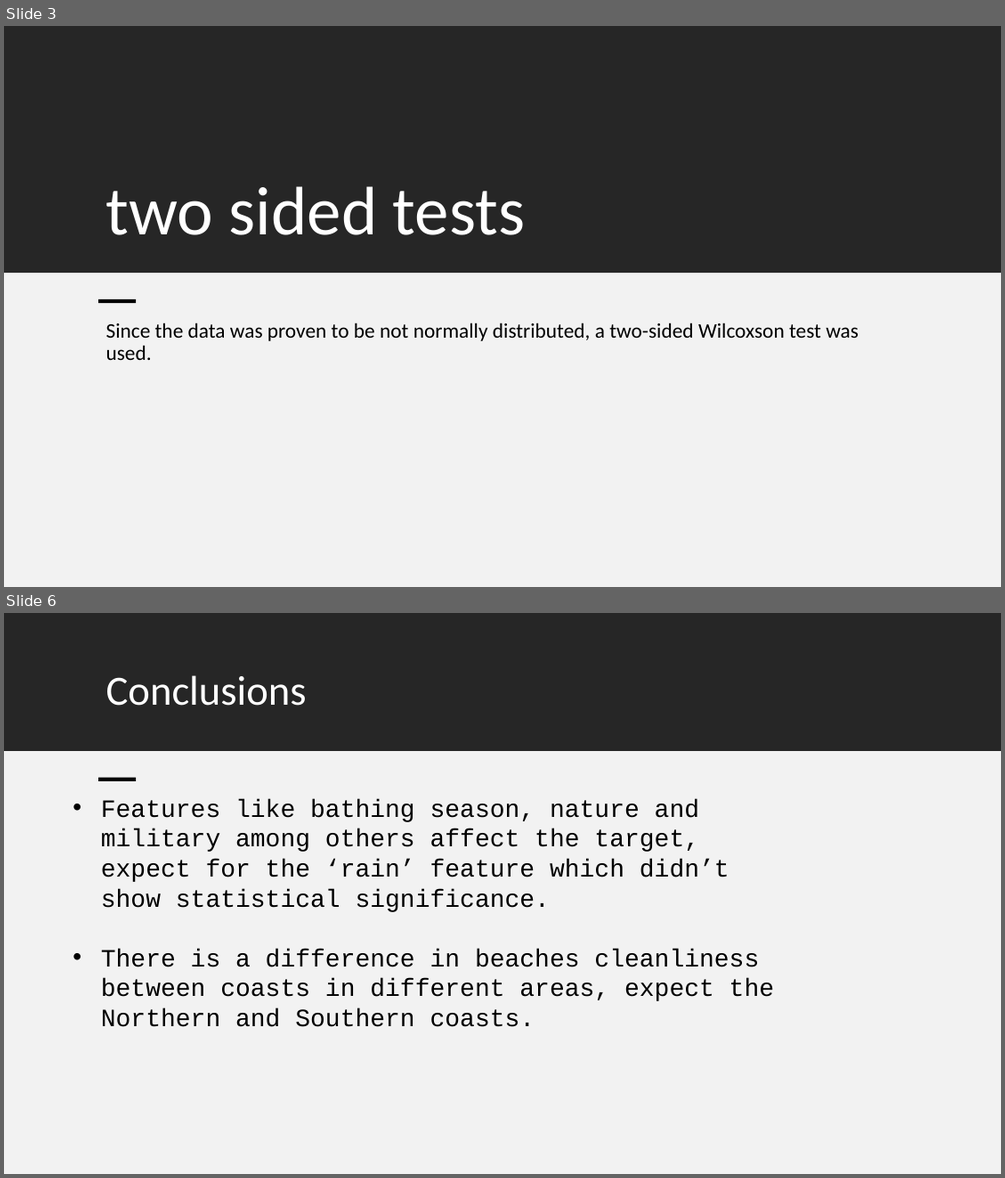
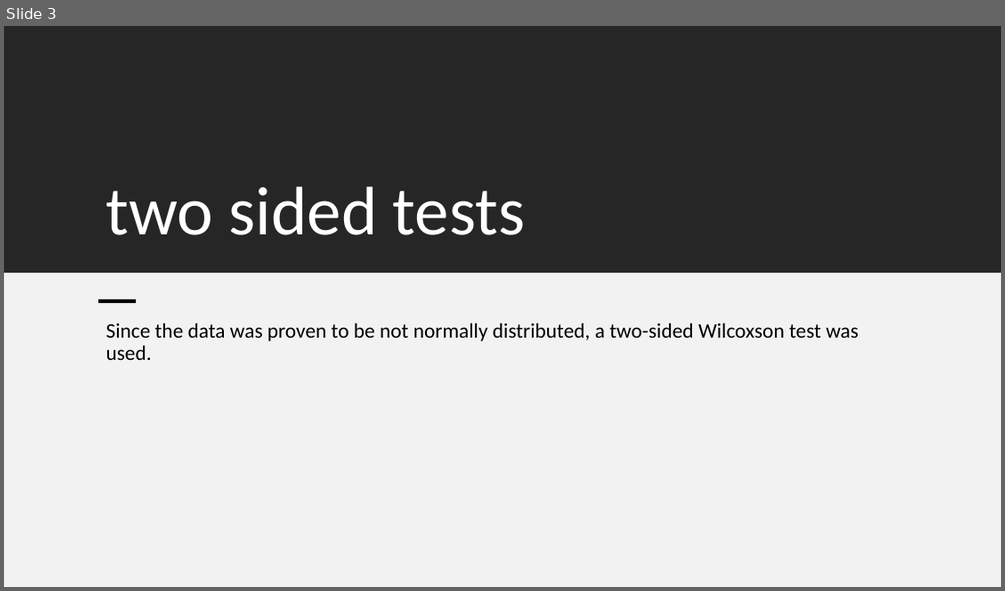
Before and after one commit to LiaCohn/clean-coasts, a slide deck: statistics/statistics conclusions.pptx. Shown one above the other, each under a label of ours: slides 3 and 6 before the commit, slide 3 after it; the slides between them are not shown. The pictures are 1005x1178 and 1005x591 pixels, drawn with LibreOffice and Linux fonts; fonts in the diff are those of the drawing. Boxes give left, top, right and bottom in pixels: in the first picture for what was removed or moved away, otherwise in the second. Text is boxed around its words. In the diff, an @@ line names an element or a change of style, - is before the commit and + after.

```diff
--- a/statistics/statistics conclusions.pptx
+++ b/statistics/statistics conclusions.pptx
@@ slide 6 removed at (4, 613, 1001, 1174), background #FFFFFF @@
@@ rectangle removed at (4, 613, 1001, 751) @@
@@ title removed at (106, 675, 307, 706) @@
-Conclusions
@@ rectangle removed at (4, 751, 1001, 1174) @@
@@ rectangle removed at (99, 778, 137, 781) @@
@@ text removed at (101, 799, 774, 1027) @@
-• Features like bathing season, nature and military among others affect the target, expect for the ‘rain’ feature which didn’t show statistical significance.
-• There is a difference in beaches cleanliness between coasts in different areas, expect the Northern and Southern coasts.
```
Also in this commit, not shown: 4 slides changed, 4 other files.
